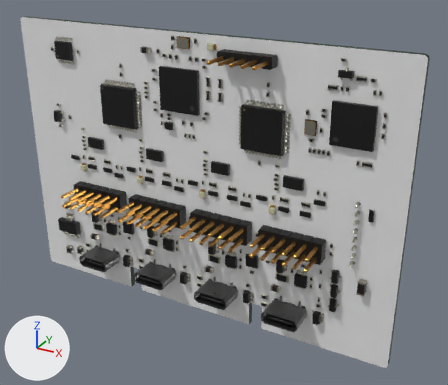
Renders of the glTF model site/assets/pcb/data-port-x4-v2.glb from each side of a commit.
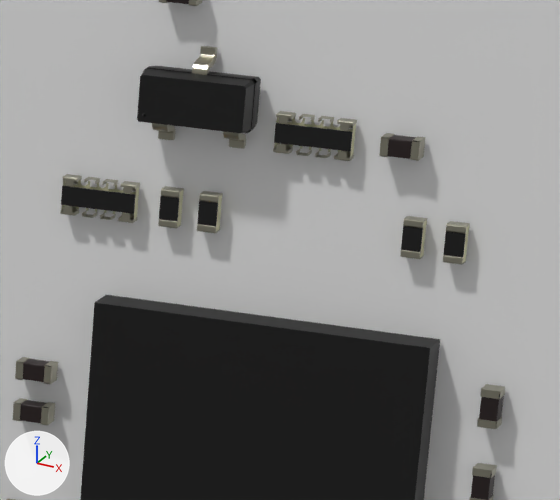
Old and new are each drawn whole from a 50 mm lens placed at (121.8, -117.2, 22.2), pointed at (56.9, 0.9, -36.8) and again close up on the part from 71% to 88% of the width and 16% to 33% of the height. The lights are fixed; the arrows at lower left show +X, +Y and +Z. The older version's two pictures come first. Where no turn or scale is listed for an object, it has been applied to the vertices. Vertices at exactly the same position are counted once.
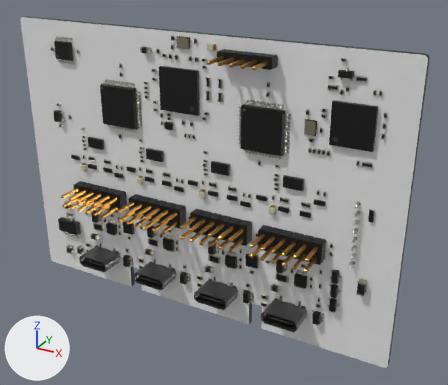
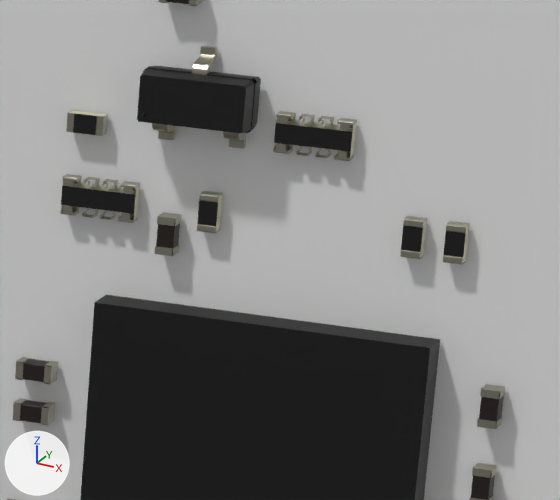
Pixel boxes [x1, y1, x2, y2] of what changed, in the close-ups (560 x 500 px; the box of a moved part takes in the faces that stretch with it):
```json
{"part": 1, "of": "me_mesh_0", "change": "moved or reshaped", "before": [158, 186, 184, 228], "after": [66, 110, 108, 136]}
{"part": 2, "of": "me_mesh_0", "change": "moved or reshaped", "before": [379, 133, 425, 161], "after": [155, 212, 182, 256]}
```

Edits to the scene script, one JSON object a line:
```json
{"block": "me_mesh_0", "where": "me_mesh_0.from_pydata(...)  # 60164 vertices, 97884 faces; spans x 0.0..100.0, y -16.2..0.0, z 0.0..70.0"}
{"block": "me_mesh_0", "where": "# used by ob_mesh_0; location = (0.0, 6.09, -70.0)"}
{"block": "me_mesh_0", "change": "me_mesh_0 part 1: the loose piece of 92 vertices spanning x 84.4..84.9, y -8.0..-7.7, z 61.6..62.6 is turned -90 degrees about the y axis through its middle, then moved by (-2.4, 0.0, 1.9)"}
{"block": "me_mesh_0", "change": "me_mesh_0 part 2: the loose piece of 96 vertices spanning x 90.1..91.1, y -8.2..-7.7, z 64.2..64.7 is turned 90 degrees about the y axis through its middle, then moved by (-5.9, 0.0, -3.0)"}
```
